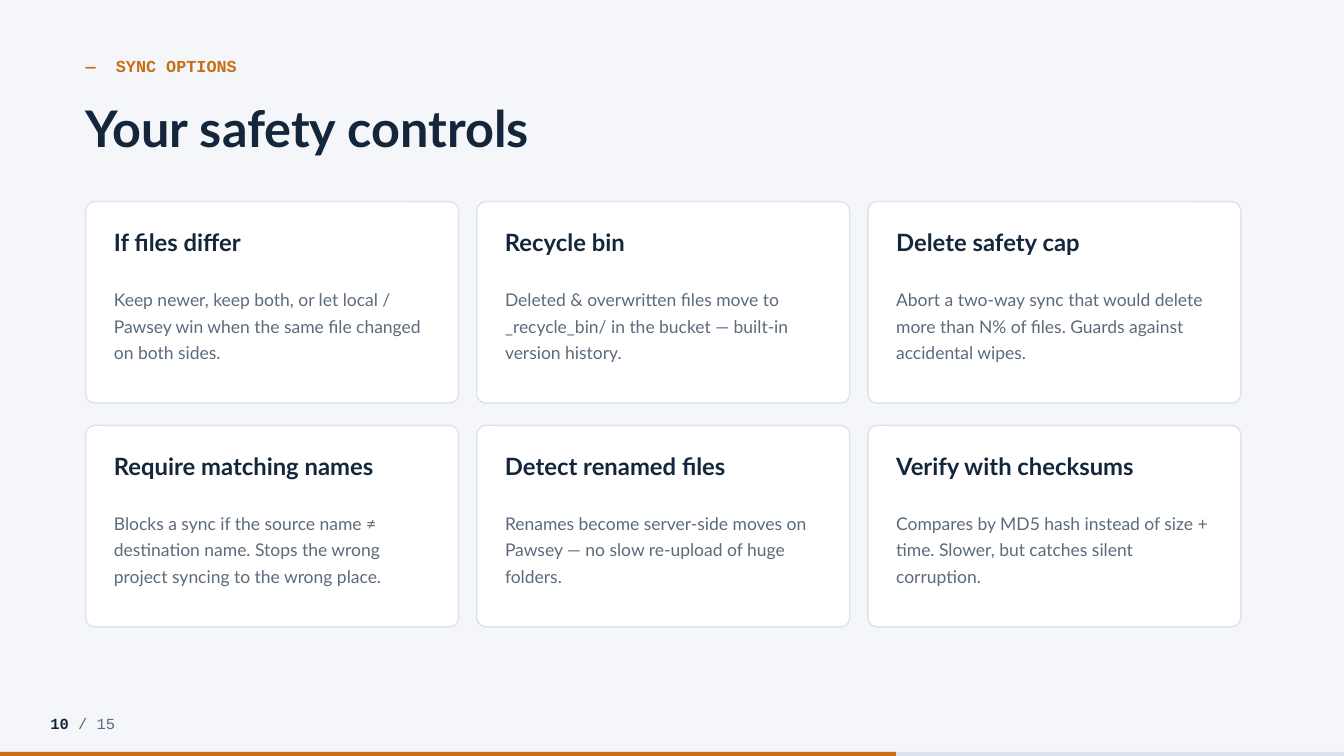
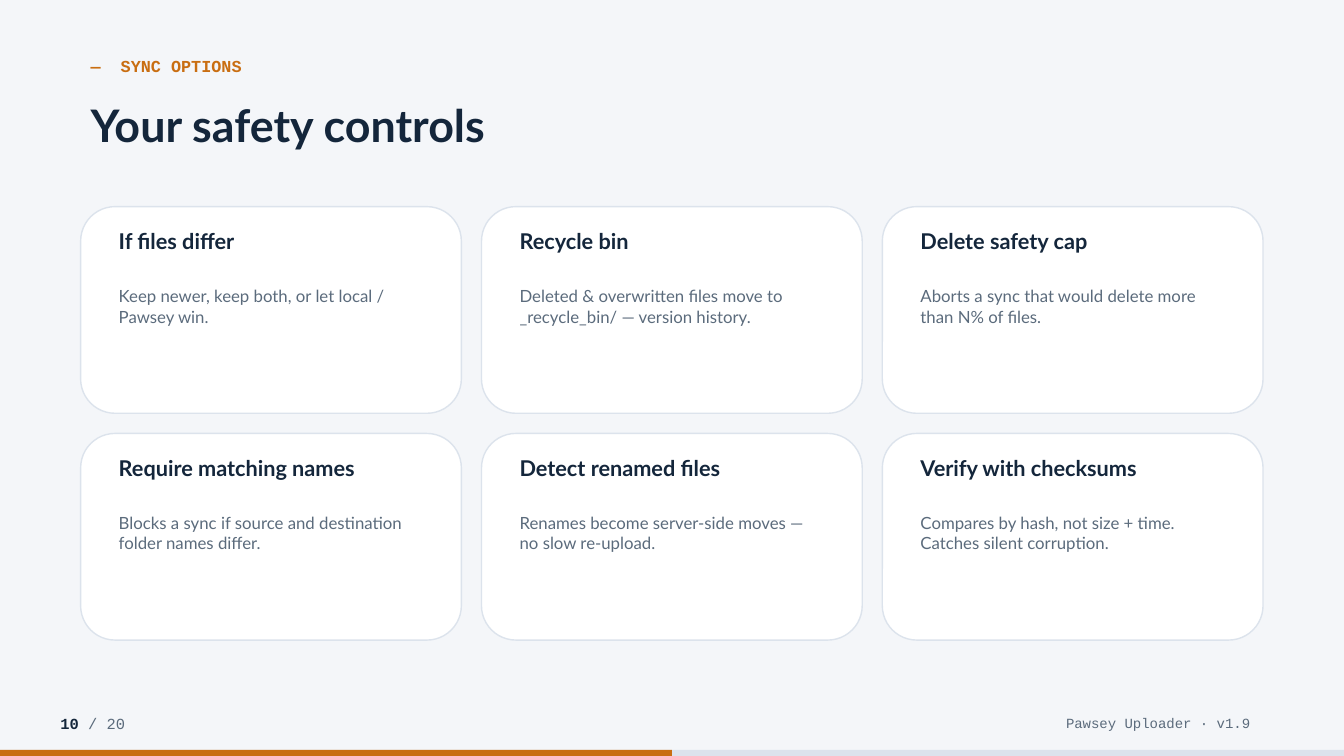
Before and after one commit to appndpird/pawsey-uploader, a slide deck: slide 10 of docs/Pawsey-Uploader-Demo.pptx. Drawn at 1344x756 pixels with LibreOffice and Linux fonts; fonts in the diff are those of the drawing. Boxes give left, top, right and bottom in pixels: in the first picture for what was removed or moved away, otherwise in the second. Text is boxed around its words. In the diff, an @@ line names an element or a change of style, - is before the commit and + after.

Commit message:
docs: rebuild demo deck for v1.9 with live screenshots
Rebuilt Pawsey-Uploader-Demo.pptx from scratch for v1.9 (20 slides, 16:9),
covering all key features: the seven tabs, multiple projects, the three
transfer modes, safety controls, unattended/resumable transfers, buckets &
storage, shareable links, Send to another project, background + resume,
the command console, the audit trail, golden rules and troubleshooting.

Embeds 10 fresh v1.9 screenshots (new DPIRD-primary header) under
docs/screenshots/: header/tabs, settings projects, copy/mirror/two-way,
storage, send-to-project dialog, background-copies manager, console, history.

```diff
--- a/docs/Pawsey-Uploader-Demo.pptx
+++ b/docs/Pawsey-Uploader-Demo.pptx
@@ text "— SYNC OPTIONS" at [121, 60, 242, 72]: less space between paragraphs @@
@@ text "Your safety controls" at [91, 108, 485, 150]: size 36 to 32 pt; line spacing 1.02 to 1; less space between paragraphs @@
@@ rounded rectangle: place and size @@
-rounded rectangle at [86, 202, 459, 403]
+rounded rectangle at [81, 207, 462, 413]
@@ rounded rectangle: place and size @@
-rounded rectangle at [477, 202, 850, 403]
+rounded rectangle at [482, 207, 863, 413]
@@ rounded rectangle: place and size @@
-rounded rectangle at [868, 202, 1241, 403]
+rounded rectangle at [882, 207, 1263, 413]
@@ size 17 to 15.5 pt; less space between paragraphs in 6 elements at [119, 460, 354, 480], [520, 460, 720, 476], [119, 233, 234, 249], [520, 233, 629, 253], [920, 460, 1137, 480], [920, 233, 1088, 253] @@
@@ text "Delete safety cap": place and size @@
-text "Delete safety cap" at [896, 233, 1080, 255]
+text "Delete safety cap" at [920, 233, 1088, 253]
@@ text at [119, 289, 373, 326]: text changed; size 12.5 to 12 pt @@
-Keep newer, keep both, or let local / Pawsey win when the same file changed on both sides.
+Keep newer, keep both, or let local / Pawsey win.
@@ text at [520, 289, 783, 326]: text changed; size 12.5 to 12 pt @@
-Deleted & overwritten files move to _recycle_bin/ in the bucket — built-in version history.
+Deleted & overwritten files move to _recycle_bin/ — version history.
@@ text at [920, 289, 1196, 323]: text changed; size 12.5 to 12 pt @@
-Abort a two-way sync that would delete more than N% of files. Guards against accidental wipes.
+Aborts a sync that would delete more than N% of files.
@@ rounded rectangle: place and size @@
-rounded rectangle at [86, 425, 459, 627]
+rounded rectangle at [81, 434, 462, 640]
@@ rounded rectangle: place and size @@
-rounded rectangle at [477, 425, 850, 627]
+rounded rectangle at [482, 434, 863, 640]
@@ proportions changed in 6 elements at [81, 207, 462, 413], [81, 434, 462, 640], [482, 207, 863, 413], [482, 434, 863, 640], [882, 207, 1263, 413], [882, 434, 1263, 640] @@
@@ rounded rectangle: place and size @@
-rounded rectangle at [868, 425, 1241, 627]
+rounded rectangle at [882, 434, 1263, 640]
@@ text "Verify with checksums": place and size @@
-text "Verify with checksums" at [896, 457, 1133, 479]
+text "Verify with checksums" at [920, 460, 1137, 480]
@@ text at [119, 516, 402, 549]: text changed; size 12.5 to 12 pt @@
-Blocks a sync if the source name ≠ destination name. Stops the wrong project syncing to the wrong place.
+Blocks a sync if source and destination folder names differ.
@@ text at [520, 516, 786, 552]: text changed; size 12.5 to 12 pt @@
-Renames become server-side moves on Pawsey — no slow re-upload of huge folders.
+Renames become server-side moves — no slow re-upload.
@@ text at [920, 516, 1175, 552]: text changed; size 12.5 to 12 pt @@
-Compares by MD5 hash instead of size + time. Slower, but catches silent corruption.
+Compares by hash, not size + time. Catches silent corruption.
@@ text at [60, 718, 125, 729]: text changed @@
-10 / 15
+10 / 20
@@ text added at [1066, 718, 1250, 731], 10 pt, text #5B6B7C @@
+Pawsey Uploader · v1.9
@@ rectangle: place and size @@
-rectangle at [0, 752, 896, 756]
+rectangle at [0, 750, 673, 756]
```
Also in this commit, not shown: 5 other slides changed, 14 slides added, 9 slides removed, 10 other files.
